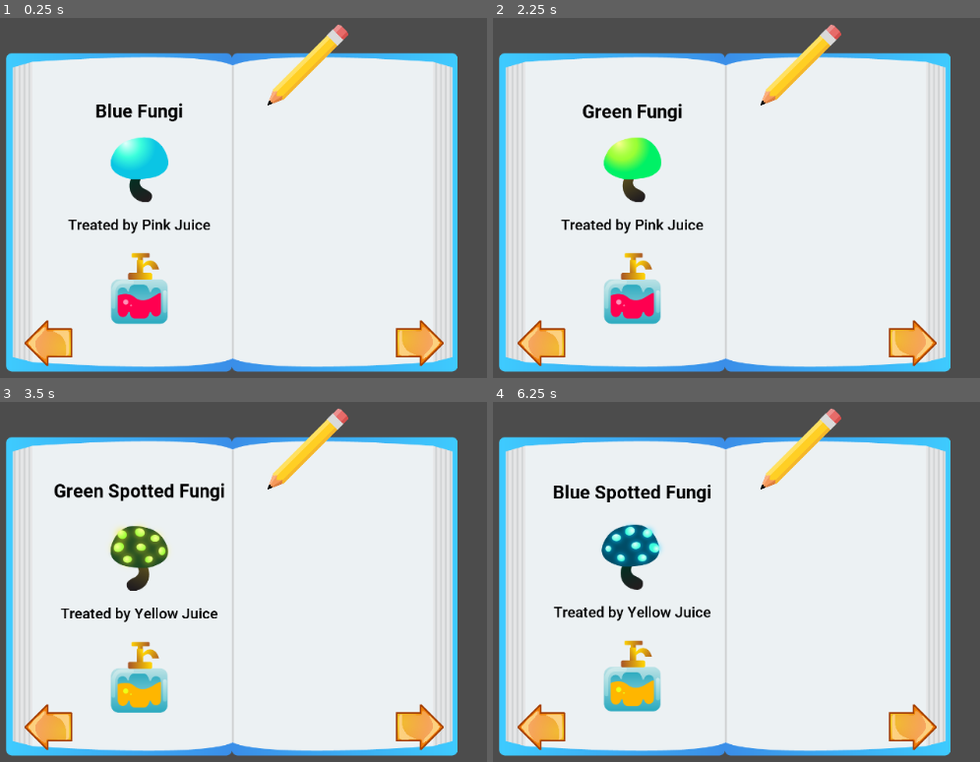
Above: before the commit, frames 1-4 (two rows, left to right).
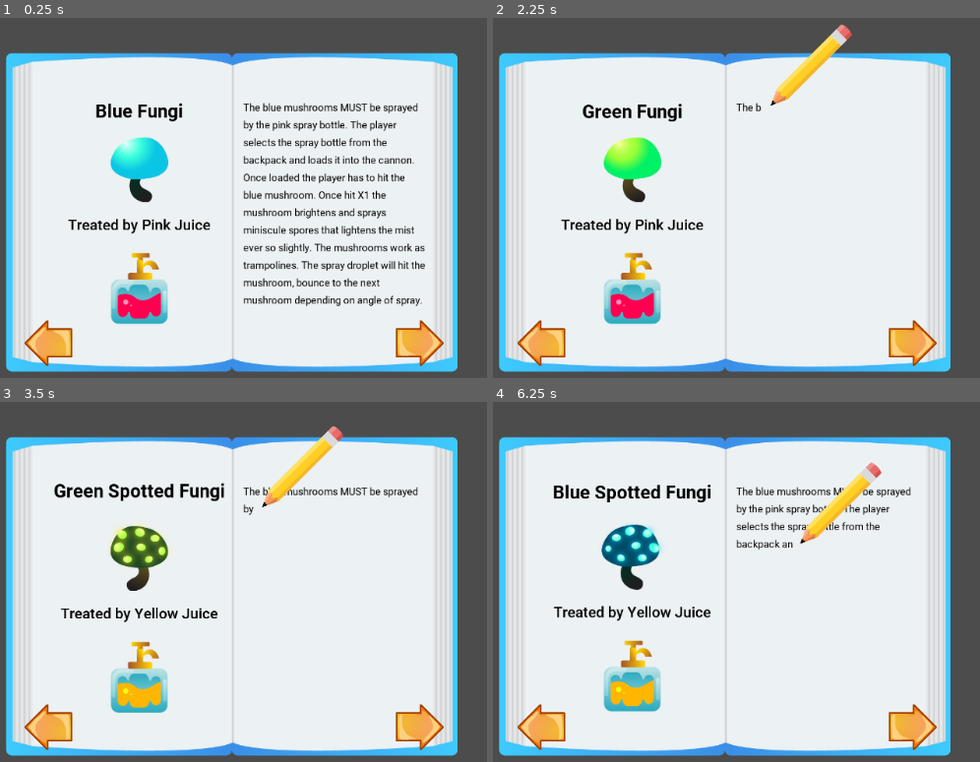
Above: after the commit, the same moments.

Repository: kleimaj/gaming-club-dev
Game: Godot game, scene res://Scenes/Cutscene/Cutscene.tscn
Same seed, same stepped clock (60 frames per second), same inputs: the game is played once before the commit and once after it. This scene is started directly instead of the project's main scene.
Inputs (mouse positions are in pixels of both pictures, inside the frame that each line leads up to):
- Up to frame 1 (0.25 s): no input
- Up to frame 2 (2.25 s): click (541, 342) at 0.5 s; click (911, 342) at 1.25 s; tap Enter (ui_accept) at 2 s; move the mouse to (outside the picture) at 2.02 s; hold D (forward) from 2.03 s (still down); tap R at 2.1 s; click (outside the picture) at 2.17 s
- Up to frame 3 (3.5 s): keep holding D (forward); tap Enter (ui_accept) at 2.27, 3.02 s; move the mouse to (467, 758) at 2.77 s; click (467, 758) at 2.85 s; tap R at 3.05 s
- Up to frame 4 (6.25 s): move the mouse to (outside the picture) at 3.52 s; release D (forward) at 3.53 s; hold A (back) 3.53-5.78 s; tap R at 3.6, 4.35, 5.3, 5.85 s; move the mouse to (765, 672) at 4.27 s; click (765, 672) at 4.42 s; tap Enter (ui_accept) at 4.52, 5.27, 6.02 s; move the mouse to (605, 528) at 5.02 s; click (605, 528) at 5.1 s; move the mouse to (897, 643) at 5.77 s; hold D (forward) from 5.78 s (still down)

The runs differ from the first frame. In frame 1, 5.8% of the frame differs, in the area x 49-88%, y 1-81%; in frame 2, 1.3%; in frame 3, 1.9%; in frame 4, 3.0%.

Commit message:
plays writing animation on R keypress

Diff:
--- a/Scenes/Cutscene/Book.tscn
+++ b/Scenes/Cutscene/Book.tscn
@@ -62,10 +62,10 @@
 tracks/2/imported = false
 tracks/2/enabled = true
 tracks/2/keys = {
-"times": PoolRealArray( 15.07, 15.69 ),
-"transitions": PoolRealArray( 1, 1 ),
+"times": PoolRealArray( 0.02, 15.07, 15.69 ),
+"transitions": PoolRealArray( 1, 1, 1 ),
 "update": 1,
-"values": [ true, false ]
+"values": [ true, true, false ]
 }
 
 [sub_resource type="Curve2D" id=5]
@@ -182,8 +182,6 @@
 custom_colors/default_color = Color( 0, 0, 0, 1 )
 bbcode_enabled = true
 bbcode_text = "The blue mushrooms MUST be sprayed by the pink spray bottle. The player selects the spray bottle from th …(331 unchanged characters)…
-visible_characters = 0
-percent_visible = 0.009
 text = "The blue mushrooms MUST be sprayed by the pink spray bottle. The player selects the spray bottle from the backp …(324 unchanged characters)…
 
 [node name="AnimationPlayer" type="AnimationPlayer" parent="BookTexture/HBoxContainer/RightContainer"]
@@ -219,13 +217,14 @@
 curve = SubResource( 5 )
 
 [node name="PathFollow2D" type="PathFollow2D" parent="BookTexture/Path2D"]
-position = Vector2( 560.143, 116.481 )
+position = Vector2( 901.956, 543.523 )
 rotation = 0.00520463
-offset = 47.1632
+offset = 7869.5
 rotate = false
 loop = false
 
 [node name="Sprite" type="Sprite" parent="BookTexture/Path2D/PathFollow2D"]
+visible = false
 position = Vector2( 7.92792, -0.0412598 )
 rotation = -0.00520463
 scale = Vector2( 0.2, 0.2 )
--- a/Scripts/Book.gd
+++ b/Scripts/Book.gd
@@ -38,6 +38,10 @@
 
 func play_animation():
 	$BookTexture/HBoxContainer/RightContainer/AnimationPlayer.play("ShowDescription")
+func _unhandled_key_input(event):
+	if event is InputEventKey:
+		if event.pressed and event.scancode == KEY_R:
+			play_animation()
 
 func _process(delta):
 #	follow.set_offset(follow.get_offset() + speed * delta)
